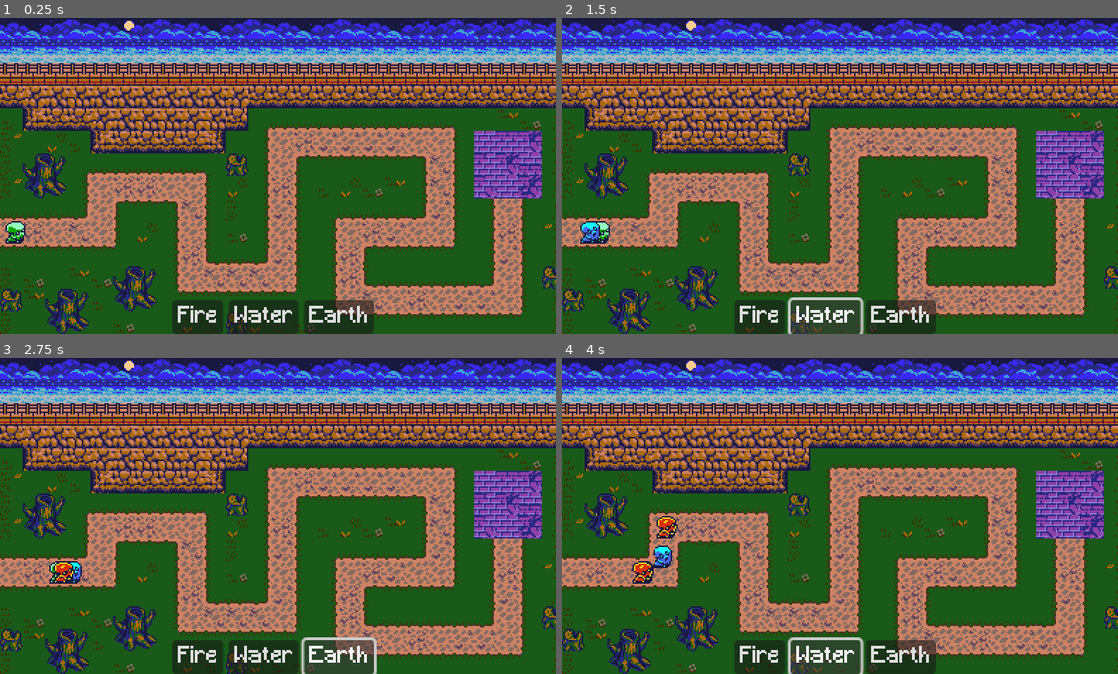
Above: before the commit, frames 1-4 (two rows, left to right).
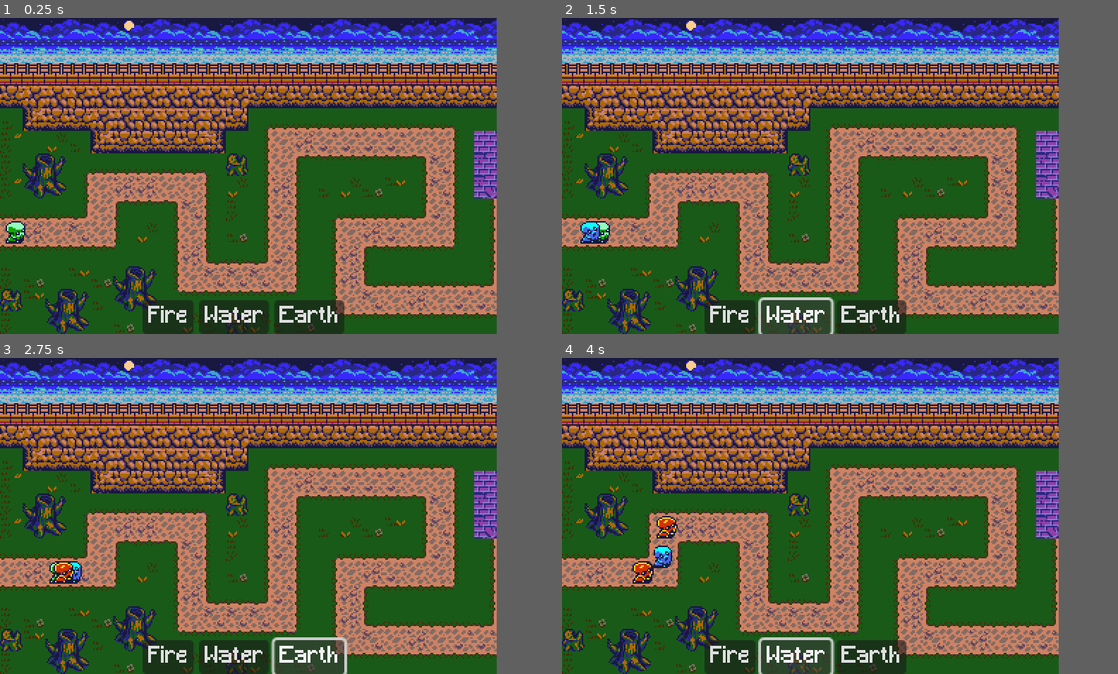
Above: after the commit, the same moments.

Repository: jake6724/tower_defense_jam
Game: Godot game, scene res://scenes/Main.tscn
Same seed, same stepped clock (60 frames per second), same inputs: the game is played once before the commit and once after it.
Inputs:
- Up to frame 1 (0.25 s): no input
- Up to frame 2 (1.5 s): click "Fire" at 0.5 s; click "Water" at 1.25 s
- Up to frame 3 (2.75 s): click "Earth" at 2 s
- Up to frame 4 (4 s): click "Fire" at 2.75 s; click "Water" at 3.5 s
In our replay, the window is 788x448 before the commit and 704x448 after it. These sizes can differ from the game's own. Grey fills any space a smaller window leaves; there, only what the larger window draws over its background counts as a difference.

The runs differ from the first frame. In frame 1, 9.0% of the frame differs, in the area x 25-100%, y 0-100%; in frame 2, 9.1%; in frame 3, 8.9%; in frame 4, 9.1%.

Commit message:
Build test

Diff:
--- a/project.godot
+++ b/project.godot
@@ -22,7 +22,7 @@
 
 [display]
 
-window/size/viewport_width=394
+window/size/viewport_width=352
 window/size/viewport_height=224
 window/size/mode=3
 window/stretch/mode="viewport"
Not shown, changed: docs/index.pck
